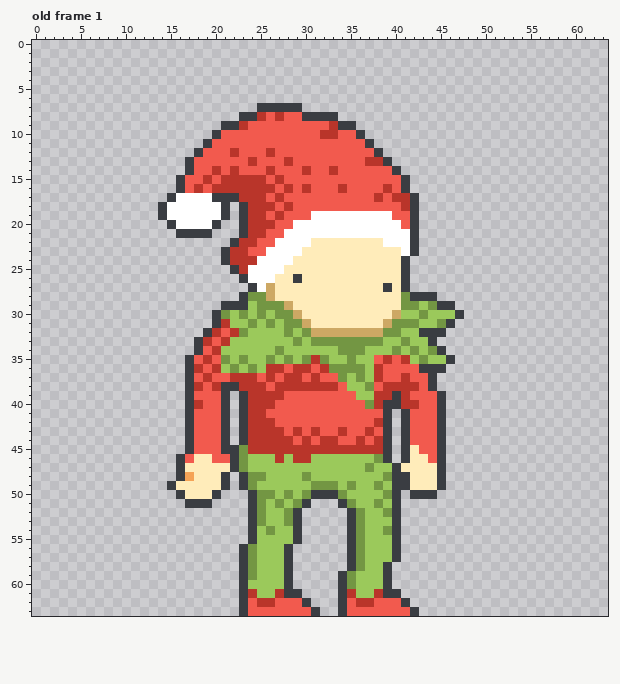
A pixel-art file gets an edit: Assets/img/elf.ase. The first picture shows the starting point.
64x64 pixels, 1 frame. Shown: old frame 1. The commit also changed other frames, which this record leaves out.
Once edited:
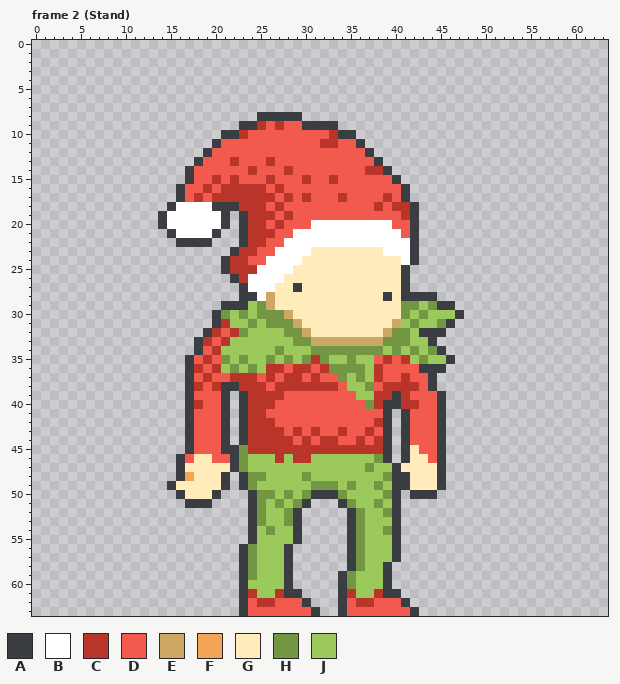
Palette (. is transparent): A #3a3d42  B #ffffff  C #b9352a  D #f25a4e  E #cda864  F #f5a356  G #ffecba  H #739643  J #9bc95b
A new or re-ordered frame is compared with the old frame closest to it.
From old to new:
frames 1 -> 15
layer "Flattened" added
layer "Layer 2" removed
layer "Layer 1" removed
layer "Layer 5" removed
Changed rows in their new state; - is an unchanged pixel.
Frame 2 (Stand) is new; against old frame 1:
first column x 14:
 7 -----------.....-------------
 8 ---------..AAAAA....---------
 9 -------..AAC-C--AAAA..-------
10 ------.AAC--------D-AA.------
11 -----.A-----------CC--A.-----
12 ----.A--D---D----------A.----
13 ---.A---C-D-C-D--------DA.---
14 ------D-D-C-D-C-D--D---CCA.--
15 --.A-DCD-DDDCD--C--C------A.-
16 ----DCD-----DCD-D---D----D---
17 -.ADCDCCC---CDC-C---C---DCDA.
18 .A----A-AC--DCD---------C-C--
19 ------------CDC--DDDDDDDDD-C-
20 AB----BA----DC-DD---------D--
21 -ABBBBA-----C-D------------D-
22 --AAAA--.A-C-D---BBBBBBBB----
23 -------.A-C-D---B--------BB--
24 ----------DD---B-----------BA
25 -------AC-C---B--------------
26 --------AC---B-G-------------
27 ---------AB-B--A---------G---
28 ----------AB-------------A-A-
29 ------------EGG--------------
30 ------------H-EG----------GH-
31 -------------H-EG--------GEJ-
32 ---------------HEGGGGGGGGE-H-
33 ----------------HEEEEEEEEHH--
34 -----------------HHH---HH----
Pixel boxes of the changes (left, top, right, bottom) in both pictures:
changed: (158, 103, 419, 355)
